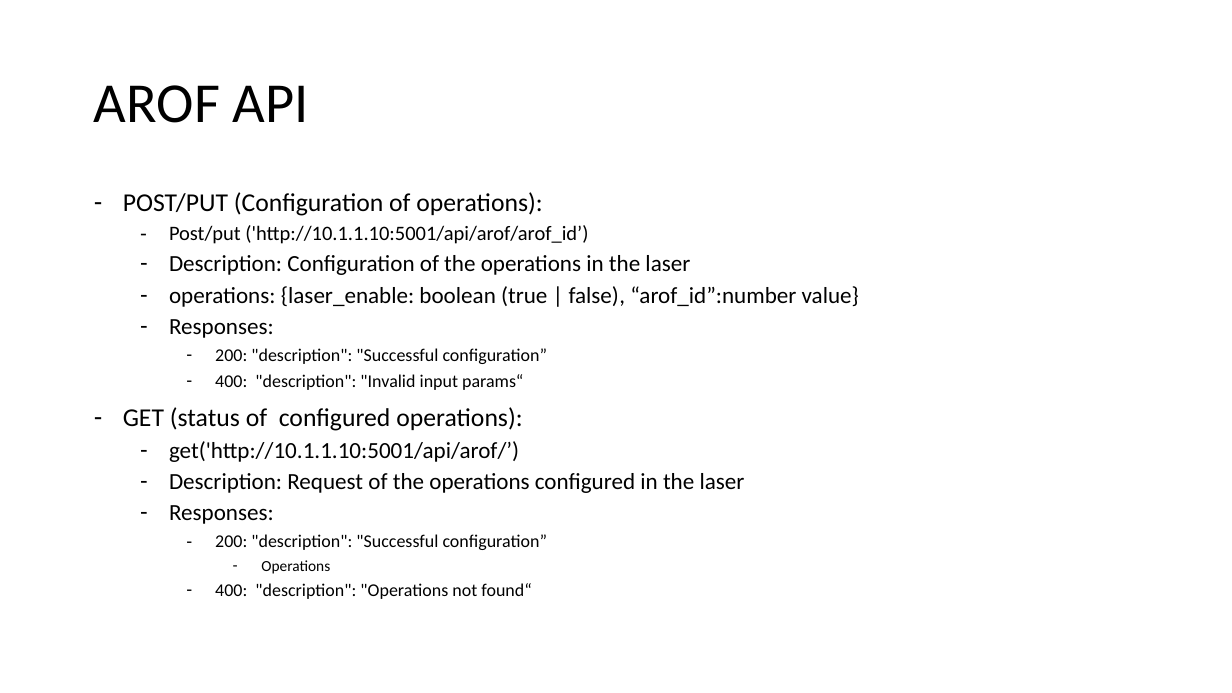
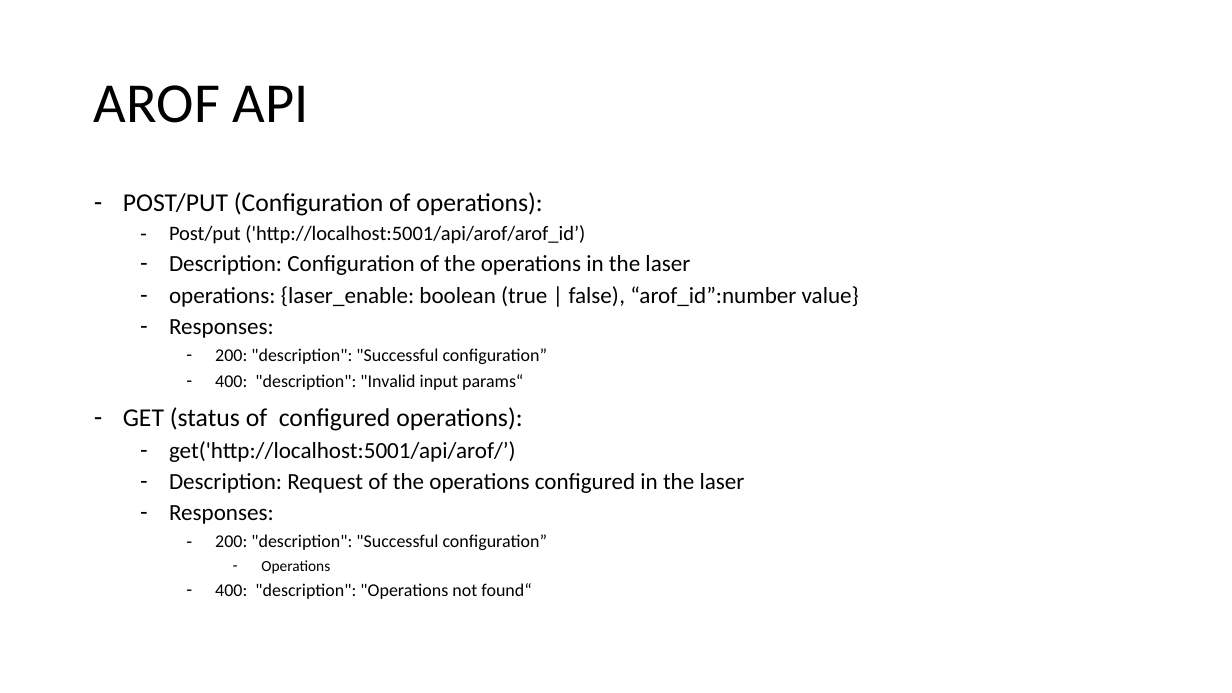
Before and after one commit to CTTC-PONS/bluespace, a slide deck: slide 2 of sdn_agents_bluespace.pptx. Drawn at 1232x693 pixels with LibreOffice and Linux fonts; fonts in the diff are those of the drawing. Boxes give left, top, right and bottom in pixels: in the first picture for what was removed or moved away, otherwise in the second. Text is boxed around its words. In the diff, an @@ line names an element or a change of style, - is before the commit and + after.

```diff
--- a/sdn_agents_bluespace.pptx
+++ b/sdn_agents_bluespace.pptx
@@ text at (169, 225, 585, 244): text changed @@
-  – Post/put ('http://10.1.1.10:5001/api/arof/arof_id’)
+  – Post/put ('http://localhost:5001/api/arof/arof_id’)
@@ text at (169, 441, 516, 462): text changed @@
-  – get('http://10.1.1.10:5001/api/arof/’)
+  – get('http://localhost:5001/api/arof/’)
```
Also in this commit, not shown: 4 other slides changed, 1 slide added.
